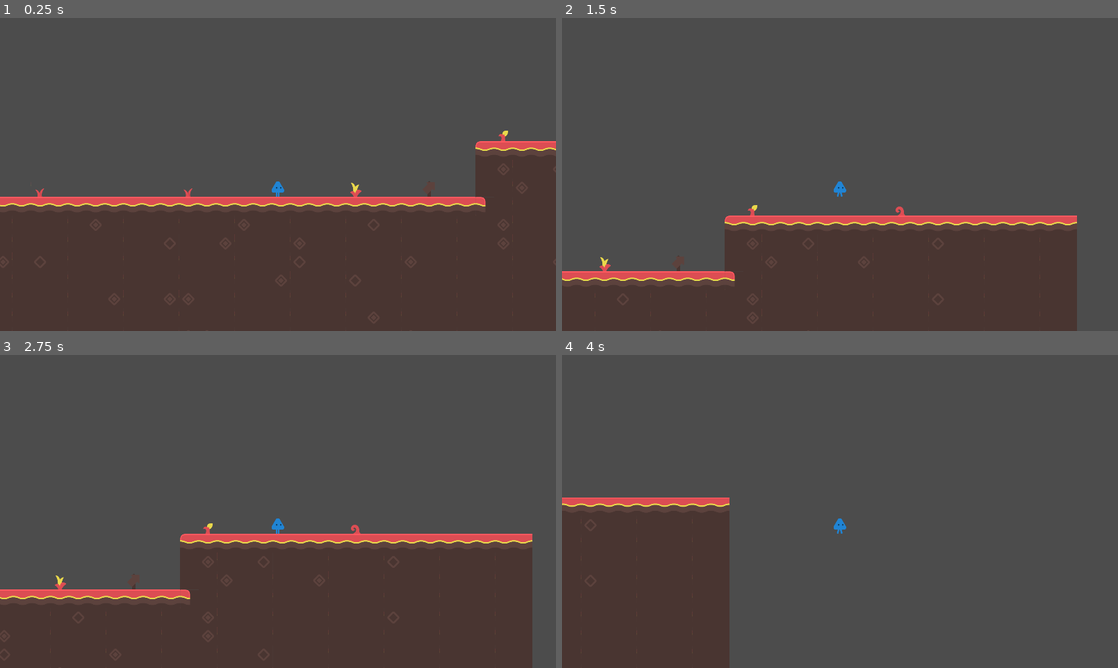
Above: before the commit, frames 1-4 (two rows, left to right).
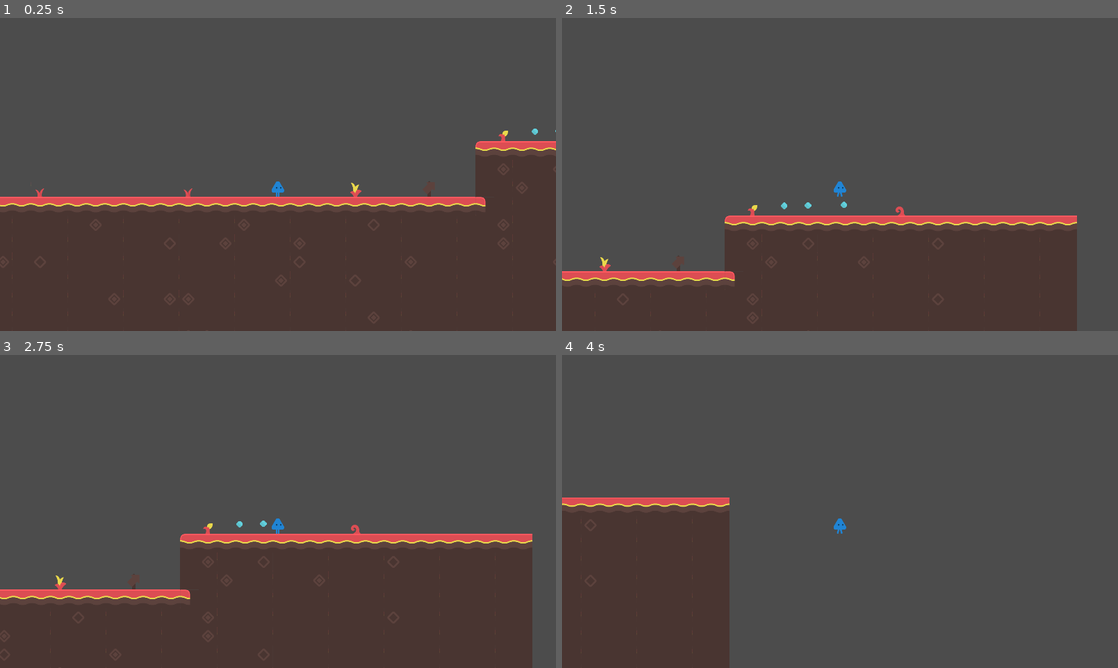
Above: after the commit, the same moments.

Repository: bsu-cs315/Project_2
Game: Godot game, scene res://src/Main.tscn
Two runs of this game, one before a commit and one after it. Both use one fixed random seed, a clock stepped at 60 frames per second and the inputs below.
Inputs:
- Up to frame 1 (0.25 s): no input
- Up to frame 2 (1.5 s): tap Enter at 0.5 s; hold Right (ui_right) from 0.53 s (still down); tap Up (ui_up) at 0.77 s
- Up to frame 3 (2.75 s): tap Up (ui_up) at 1.52 s; release Right (ui_right) at 2.03 s; hold Left (ui_left) from 2.03 s (still down)
- Up to frame 4 (4 s): release Left (ui_left) at 2.78 s; hold Right (ui_right) from 2.78 s (still down); tap Up (ui_up) at 3.02, 3.77 s

The runs differ from the first frame. In frame 1, less than 0.1% of the frame differs, in the area x 95-100%, y 35-38%; in frame 2, less than 0.1%, in the area x 39-52%, y 58-62%; in frame 3, less than 0.1%; in frame 4, nothing differs.

Commit message:
Add pickup and update readme

Diff:
--- a/Godot_project/src/Main.tscn
+++ b/Godot_project/src/Main.tscn
@@ -1,7 +1,9 @@
-[gd_scene load_steps=36 format=2]
+[gd_scene load_steps=39 format=2]
 
 [ext_resource path="res://assets/abstract-platformer-370-assets/Tilesheet/tilesheet_complete.png" type="Texture" id=1]
 [ext_resource path="res://src/Player.tscn" type="PackedScene" id=2]
+[ext_resource path="res://src/Pickup.gd" type="Script" id=3]
+[ext_resource path="res://assets/abstract-platformer-370-assets/PNG/Items/blueGem.png" type="Texture" id=4]
 
 [sub_resource type="ConvexPolygonShape2D" id=1]
 points = PoolVector2Array( 64, 64, 0, 64, 0, 0, 64, 0 )
@@ -39,11 +41,14 @@
 [sub_resource type="ConvexPolygonShape2D" id=12]
 points = PoolVector2Array( 64, 64, 0, 64, 0, 0, 0, 0 )
 
+[sub_resource type="ConvexPolygonShape2D" id=13]
+points = PoolVector2Array( 0, 0, 64, 0, 64, 64, 0, 64 )
+
 [sub_resource type="ConvexPolygonShape2D" id=14]
 points = PoolVector2Array( 0, 0, 64, 0, 64, 64, 0, 64 )
 
 [sub_resource type="ConvexPolygonShape2D" id=15]
-points = PoolVector2Array( 0, 0, 64, 0, 64, 64, 0, 64 )
+points = PoolVector2Array( 64, 64, 0, 64, 0, 0, 64, 0 )
 
 [sub_resource type="ConvexPolygonShape2D" id=16]
 points = PoolVector2Array( 64, 64, 0, 64, 0, 0, 64, 0 )
@@ -58,19 +63,19 @@
 points = PoolVector2Array( 64, 64, 0, 64, 0, 0, 64, 0 )
 
 [sub_resource type="ConvexPolygonShape2D" id=20]
-points = PoolVector2Array( 64, 64, 0, 64, 0, 0, 64, 0 )
+points = PoolVector2Array( 0, 64, 0, 64, 64, 64, 64, 0 )
 
 [sub_resource type="ConvexPolygonShape2D" id=21]
-points = PoolVector2Array( 0, 64, 0, 64, 64, 64, 64, 0 )
+points = PoolVector2Array( 64, 64, 0, 64, 0, 0, 0, 0 )
 
 [sub_resource type="ConvexPolygonShape2D" id=22]
-points = PoolVector2Array( 64, 64, 0, 64, 0, 0, 0, 0 )
+points = PoolVector2Array( 32, 64, 0, 64, 0, 0, 32, 0 )
 
 [sub_resource type="ConvexPolygonShape2D" id=23]
-points = PoolVector2Array( 32, 64, 0, 64, 0, 0, 32, 0 )
+points = PoolVector2Array( 64, 64, 32, 64, 32, 0, 64, 0 )
 
 [sub_resource type="ConvexPolygonShape2D" id=24]
-points = PoolVector2Array( 64, 64, 32, 64, 32, 0, 64, 0 )
+points = PoolVector2Array( 64, 64, 0, 64, 0, 0, 64, 0 )
 
 [sub_resource type="ConvexPolygonShape2D" id=25]
 points = PoolVector2Array( 64, 64, 0, 64, 0, 0, 64, 0 )
@@ -91,15 +96,12 @@
 points = PoolVector2Array( 64, 64, 0, 64, 0, 0, 64, 0 )
 
 [sub_resource type="ConvexPolygonShape2D" id=31]
-points = PoolVector2Array( 64, 64, 0, 64, 0, 0, 64, 0 )
+points = PoolVector2Array( 64, 64, 64, 64, 0, 0, 64, 0 )
 
 [sub_resource type="ConvexPolygonShape2D" id=32]
-points = PoolVector2Array( 64, 64, 64, 64, 0, 0, 64, 0 )
-
-[sub_resource type="ConvexPolygonShape2D" id=33]
 points = PoolVector2Array( 0, 0, 64, 0, 64, 0, 0, 64 )
 
-[sub_resource type="TileSet" id=13]
+[sub_resource type="TileSet" id=33]
 0/name = "tilesheet_complete.png 0"
 0/texture = ExtResource( 1 )
 0/tex_offset = Vector2( 0, 0 )
@@ -196,121 +198,121 @@
 "autotile_coord": Vector2( 0, 0 ),
 "one_way": false,
 "one_way_margin": 1.0,
+"shape": SubResource( 13 ),
+"shape_transform": Transform2D( 1, 0, 0, 1, 0, 0 )
+}, {
+"autotile_coord": Vector2( 0, 0 ),
+"one_way": false,
+"one_way_margin": 1.0,
 "shape": SubResource( 14 ),
 "shape_transform": Transform2D( 1, 0, 0, 1, 0, 0 )
 }, {
-"autotile_coord": Vector2( 0, 0 ),
+"autotile_coord": Vector2( 7, 0 ),
 "one_way": false,
 "one_way_margin": 1.0,
 "shape": SubResource( 15 ),
 "shape_transform": Transform2D( 1, 0, 0, 1, 0, 0 )
 }, {
-"autotile_coord": Vector2( 7, 0 ),
+"autotile_coord": Vector2( 8, 0 ),
 "one_way": false,
 "one_way_margin": 1.0,
 "shape": SubResource( 16 ),
 "shape_transform": Transform2D( 1, 0, 0, 1, 0, 0 )
 }, {
-"autotile_coord": Vector2( 8, 0 ),
+"autotile_coord": Vector2( 0, 1 ),
 "one_way": false,
 "one_way_margin": 1.0,
 "shape": SubResource( 17 ),
 "shape_transform": Transform2D( 1, 0, 0, 1, 0, 0 )
 }, {
-"autotile_coord": Vector2( 0, 1 ),
+"autotile_coord": Vector2( 0, 2 ),
 "one_way": false,
 "one_way_margin": 1.0,
 "shape": SubResource( 18 ),
 "shape_transform": Transform2D( 1, 0, 0, 1, 0, 0 )
 }, {
-"autotile_coord": Vector2( 0, 2 ),
+"autotile_coord": Vector2( 1, 2 ),
 "one_way": false,
 "one_way_margin": 1.0,
 "shape": SubResource( 19 ),
 "shape_transform": Transform2D( 1, 0, 0, 1, 0, 0 )
 }, {
-"autotile_coord": Vector2( 1, 2 ),
+"autotile_coord": Vector2( 3, 1 ),
 "one_way": false,
 "one_way_margin": 1.0,
 "shape": SubResource( 20 ),
 "shape_transform": Transform2D( 1, 0, 0, 1, 0, 0 )
 }, {
-"autotile_coord": Vector2( 3, 1 ),
+"autotile_coord": Vector2( 4, 1 ),
 "one_way": false,
 "one_way_margin": 1.0,
 "shape": SubResource( 21 ),
 "shape_transform": Transform2D( 1, 0, 0, 1, 0, 0 )
 }, {
-"autotile_coord": Vector2( 4, 1 ),
+"autotile_coord": Vector2( 5, 1 ),
 "one_way": false,
 "one_way_margin": 1.0,
 "shape": SubResource( 22 ),
 "shape_transform": Transform2D( 1, 0, 0, 1, 0, 0 )
 }, {
-"autotile_coord": Vector2( 5, 1 ),
+"autotile_coord": Vector2( 6, 1 ),
 "one_way": false,
 "one_way_margin": 1.0,
 "shape": SubResource( 23 ),
 "shape_transform": Transform2D( 1, 0, 0, 1, 0, 0 )
 }, {
-"autotile_coord": Vector2( 6, 1 ),
+"autotile_coord": Vector2( 7, 1 ),
 "one_way": false,
 "one_way_margin": 1.0,
 "shape": SubResource( 24 ),
 "shape_transform": Transform2D( 1, 0, 0, 1, 0, 0 )
 }, {
-"autotile_coord": Vector2( 7, 1 ),
+"autotile_coord": Vector2( 8, 1 ),
 "one_way": false,
 "one_way_margin": 1.0,
 "shape": SubResource( 25 ),
 "shape_transform": Transform2D( 1, 0, 0, 1, 0, 0 )
 }, {
-"autotile_coord": Vector2( 8, 1 ),
+"autotile_coord": Vector2( 2, 2 ),
 "one_way": false,
 "one_way_margin": 1.0,
 "shape": SubResource( 26 ),
 "shape_transform": Transform2D( 1, 0, 0, 1, 0, 0 )
 }, {
-"autotile_coord": Vector2( 2, 2 ),
+"autotile_coord": Vector2( 3, 2 ),
 "one_way": false,
 "one_way_margin": 1.0,
 "shape": SubResource( 27 ),
 "shape_transform": Transform2D( 1, 0, 0, 1, 0, 0 )
 }, {
-"autotile_coord": Vector2( 3, 2 ),
+"autotile_coord": Vector2( 4, 2 ),
 "one_way": false,
 "one_way_margin": 1.0,
 "shape": SubResource( 28 ),
 "shape_transform": Transform2D( 1, 0, 0, 1, 0, 0 )
 }, {
-"autotile_coord": Vector2( 4, 2 ),
+"autotile_coord": Vector2( 5, 2 ),
 "one_way": false,
 "one_way_margin": 1.0,
 "shape": SubResource( 29 ),
 "shape_transform": Transform2D( 1, 0, 0, 1, 0, 0 )
 }, {
-"autotile_coord": Vector2( 5, 2 ),
+"autotile_coord": Vector2( 6, 2 ),
 "one_way": false,
 "one_way_margin": 1.0,
 "shape": SubResource( 30 ),
 "shape_transform": Transform2D( 1, 0, 0, 1, 0, 0 )
 }, {
-"autotile_coord": Vector2( 6, 2 ),
+"autotile_coord": Vector2( 7, 2 ),
 "one_way": false,
 "one_way_margin": 1.0,
 "shape": SubResource( 31 ),
 "shape_transform": Transform2D( 1, 0, 0, 1, 0, 0 )
 }, {
-"autotile_coord": Vector2( 7, 2 ),
+"autotile_coord": Vector2( 8, 2 ),
 "one_way": false,
 "one_way_margin": 1.0,
 "shape": SubResource( 32 ),
-"shape_transform": Transform2D( 1, 0, 0, 1, 0, 0 )
-}, {
-"autotile_coord": Vector2( 8, 2 ),
-"one_way": false,
-"one_way_margin": 1.0,
-"shape": SubResource( 33 ),
 "shape_transform": Transform2D( 1, 0, 0, 1, 0, 0 )
 } ]
 0/z_index = 0
@@ -360,7 +362,7 @@
 6/texture = ExtResource( 1 )
 6/tex_offset = Vector2( 0, 0 )
 6/modulate = Color( 1, 1, 1, 1 )
-6/region = Rect2( 576, 0, 192, 512 )
+6/region = Rect2( 576, 0, 192, 320 )
 6/tile_mode = 2
 6/autotile/icon_coordinate = Vector2( 0, 0 )
 6/autotile/tile_size = Vector2( 64, 64 )
@@ -735,13 +737,57 @@
 32/shapes = [  ]
 32/z_index = 0
 
+[sub_resource type="CircleShape2D" id=34]
+radius = 11.4093
+
 [node name="Main" type="Node2D"]
 
 [node name="Player" parent="." instance=ExtResource( 2 )]
 position = Vector2( 853.611, 668.84 )
-friction = 0.1
 
 [node name="TileMap" type="TileMap" parent="."]
-tile_set = SubResource( 13 )
+tile_set = SubResource( 33 )
 format = 1
 tile_data = PoolIntArray( 131062, 0, 1, 131063, 0, 2, 131064, 0, 2, 131065, 0, 2, 131066, 0, 2, 131067, 0, 131080, 1965 …(16767 unchanged characters)…
+
+[node name="Pickup" type="Area2D" parent="."]
+position = Vector2( 1741.27, 477.62 )
+script = ExtResource( 3 )
+__meta__ = {
+"_edit_group_": true
+}
+
+[node name="Sprite" type="Sprite" parent="Pickup"]
+texture = ExtResource( 4 )
+
+[node name="CollisionShape2D" type="CollisionShape2D" parent="Pickup"]
+shape = SubResource( 34 )
+
+[node name="Pickup2" type="Area2D" parent="."]
+position = Vector2( 1823.17, 476.36 )
+script = ExtResource( 3 )
+__meta__ = {
+"_edit_group_": true
+}
+
+[node name="Sprite" type="Sprite" parent="Pickup2"]
+texture = ExtResource( 4 )
+
+[node name="CollisionShape2D" type="CollisionShape2D" parent="Pickup2"]
+shape = SubResource( 34 )
+
+[node name="Pickup3" type="Area2D" parent="."]
+position = Vector2( 1947.6, 474.62 )
+script = ExtResource( 3 )
+__meta__ = {
+"_edit_group_": true
+}
+
+[node name="Sprite" type="Sprite" parent="Pickup3"]
+texture = ExtResource( 4 )
+
+[node name="CollisionShape2D" type="CollisionShape2D" parent="Pickup3"]
+shape = SubResource( 34 )
+[connection signal="body_entered" from="Pickup" to="Pickup" method="_on_Pickup_body_entered"]
+[connection signal="body_entered" from="Pickup2" to="Pickup2" method="_on_Pickup_body_entered"]
+[connection signal="body_entered" from="Pickup3" to="Pickup3" method="_on_Pickup_body_entered"]
--- /dev/null
+++ b/Godot_project/src/Pickup.gd
@@ -0,0 +1,5 @@
+extends Area2D
+
+
+func _on_Pickup_body_entered(body):
+	queue_free()
Not shown, changed: README.md
